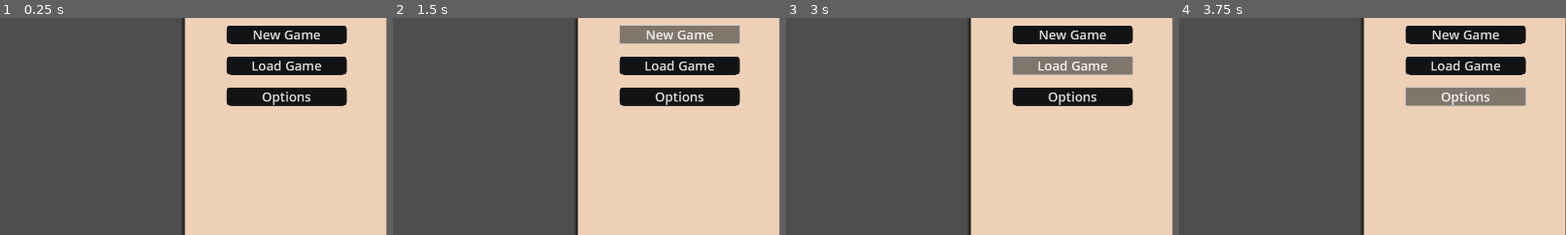
Above: before the commit, frames 1-4 (left to right).
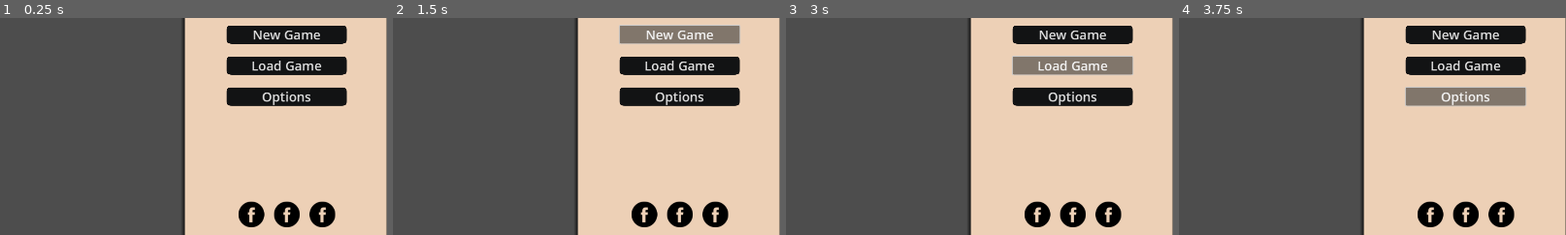
Above: after the commit, the same moments.

Repository: wzwywx/cloneburg_legacy
Game: Godot game, scene res://main_menu.tscn
The game is run twice, just before and just after one commit, with the same random seed, the same clock (stepped at 60 frames per second) and the same inputs. The project has no main scene, so this scene is started directly. Video files are missing from this copy of the repository; at most half a second of black plays in their place. Sound files missing from this copy of the repository are replaced by a short silence.
Inputs:
- Up to frame 1 (0.25 s): no input
- Up to frame 2 (1.5 s): click "New Game" at 0.5 s; click "New Game" at 1.25 s
- Up to frame 3 (3 s): click "New Game" at 2 s; click "Load Game" at 2.75 s
- Up to frame 4 (3.75 s): click "Options" at 3.5 s
The pictures show only the part of the screen within x 50-100%, y 43-93%; the shares and areas given below are measured in that part.

The runs differ from the first frame. In frame 1, 1.8% of the frame differs, in the area x 61-87%, y 84-97%; in frame 2, 1.8%; in frame 3, 1.8%; in frame 4, 1.8%.

Commit message:
Add social media row

Diff:
--- a/main_menu.tscn
+++ b/main_menu.tscn
@@ -6,6 +6,7 @@
 [ext_resource type="Texture2D" uid="uid://bljbtg2g67lm8" path="res://logo_large_color_light.svg" id="4_p656y"]
 [ext_resource type="Texture2D" uid="uid://duoem4uj22wew" path="res://logo_vertical_monochrome_light.svg" id="5_qnyi7"]
 [ext_resource type="Theme" uid="uid://cjrb1vgq2vhn8" path="res://main_menu.tres" id="6_a6ucw"]
+[ext_resource type="Texture2D" uid="uid://b6j3kahrv0ibo" path="res://art/facebook.png" id="7_qckqc"]
 
 [sub_resource type="StyleBoxFlat" id="StyleBoxFlat_gqonq"]
 bg_color = Color(0.929412, 0.815686, 0.713726, 1)
@@ -106,5 +107,35 @@
 theme = ExtResource("6_a6ucw")
 text = "Options"
 
+[node name="HFlowContainer" type="HFlowContainer" parent="Panel"]
+layout_mode = 1
+anchors_preset = 7
+anchor_left = 0.5
+anchor_top = 1.0
+anchor_right = 0.5
+anchor_bottom = 1.0
+offset_left = -117.0
+offset_top = -160.0
+offset_right = 137.0
+offset_bottom = -96.0
+grow_horizontal = 2
+grow_vertical = 0
+theme_override_constants/h_separation = 24
+
+[node name="TextureRect" type="TextureRect" parent="Panel/HFlowContainer"]
+layout_mode = 2
+texture = ExtResource("7_qckqc")
+stretch_mode = 5
+
+[node name="TextureRect2" type="TextureRect" parent="Panel/HFlowContainer"]
+layout_mode = 2
+texture = ExtResource("7_qckqc")
+stretch_mode = 5
+
+[node name="TextureRect3" type="TextureRect" parent="Panel/HFlowContainer"]
+layout_mode = 2
+texture = ExtResource("7_qckqc")
+stretch_mode = 5
+
 [connection signal="finished" from="AnimatedBackground" to="." method="_on_animated_background_finished"]
 [connection signal="finished" from="MainMenuMusic" to="." method="_on_audio_stream_player_finished"]
--- a/project.godot
+++ b/project.godot
@@ -12,7 +12,7 @@
 
 config/name="Cloneburg Legacy"
 config/features=PackedStringArray("4.1", "GL Compatibility")
-config/icon="res://icon.svg"
+config/icon="res://art/icon.svg"
 
 [display]
 
Binary file added: art/facebook.png
Not shown, changed: art/facebook.png.import
Renamed: icon.svg -> art/icon.svg
Not shown, added: art/icon.svg.import
Binary file added: art/social.png
Not shown, added: art/social.png.import
Binary file added: art/yahoo.png
Not shown, added: art/yahoo.png.import
Not shown: 1 places in main_menu.tscn that only renumber resources
